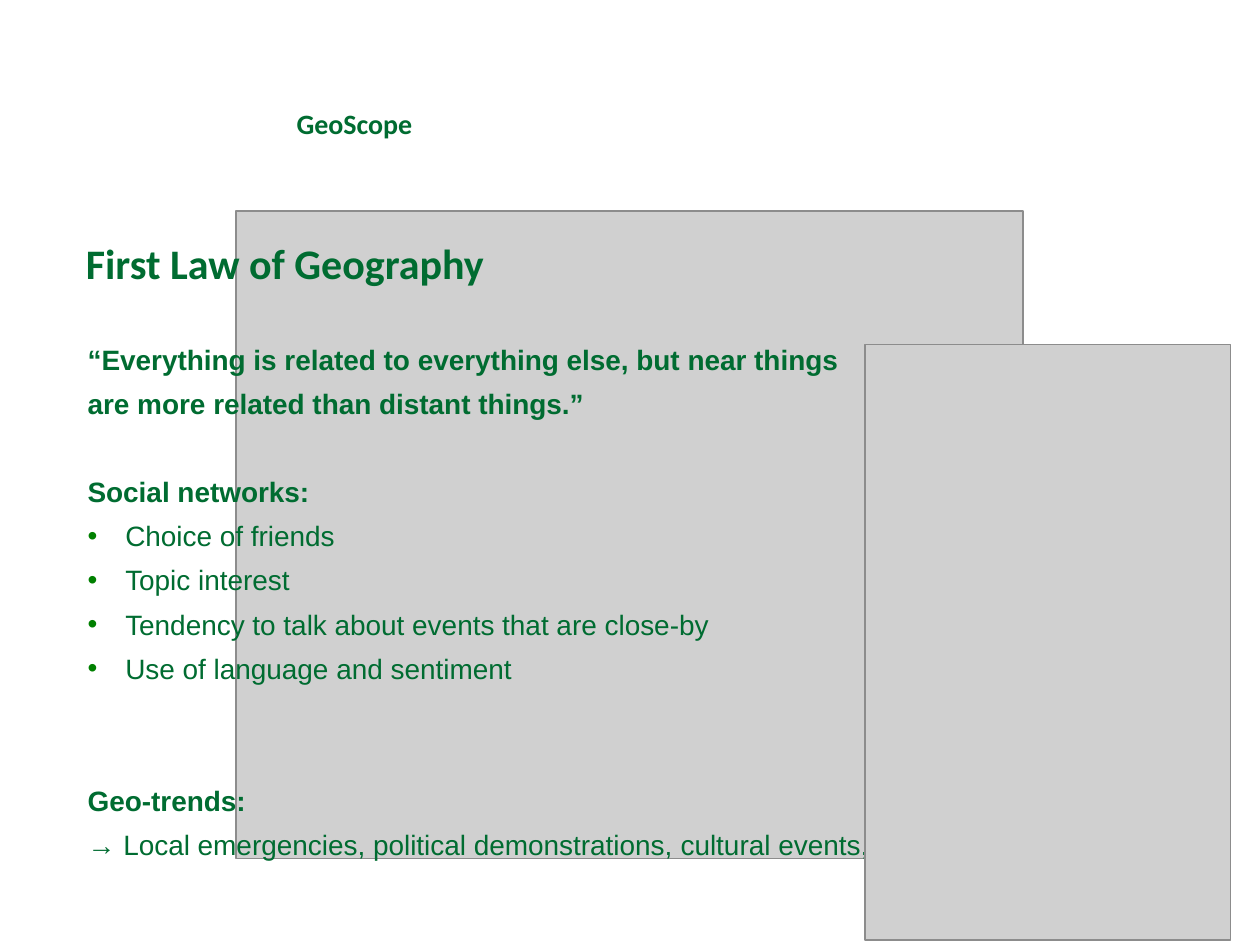
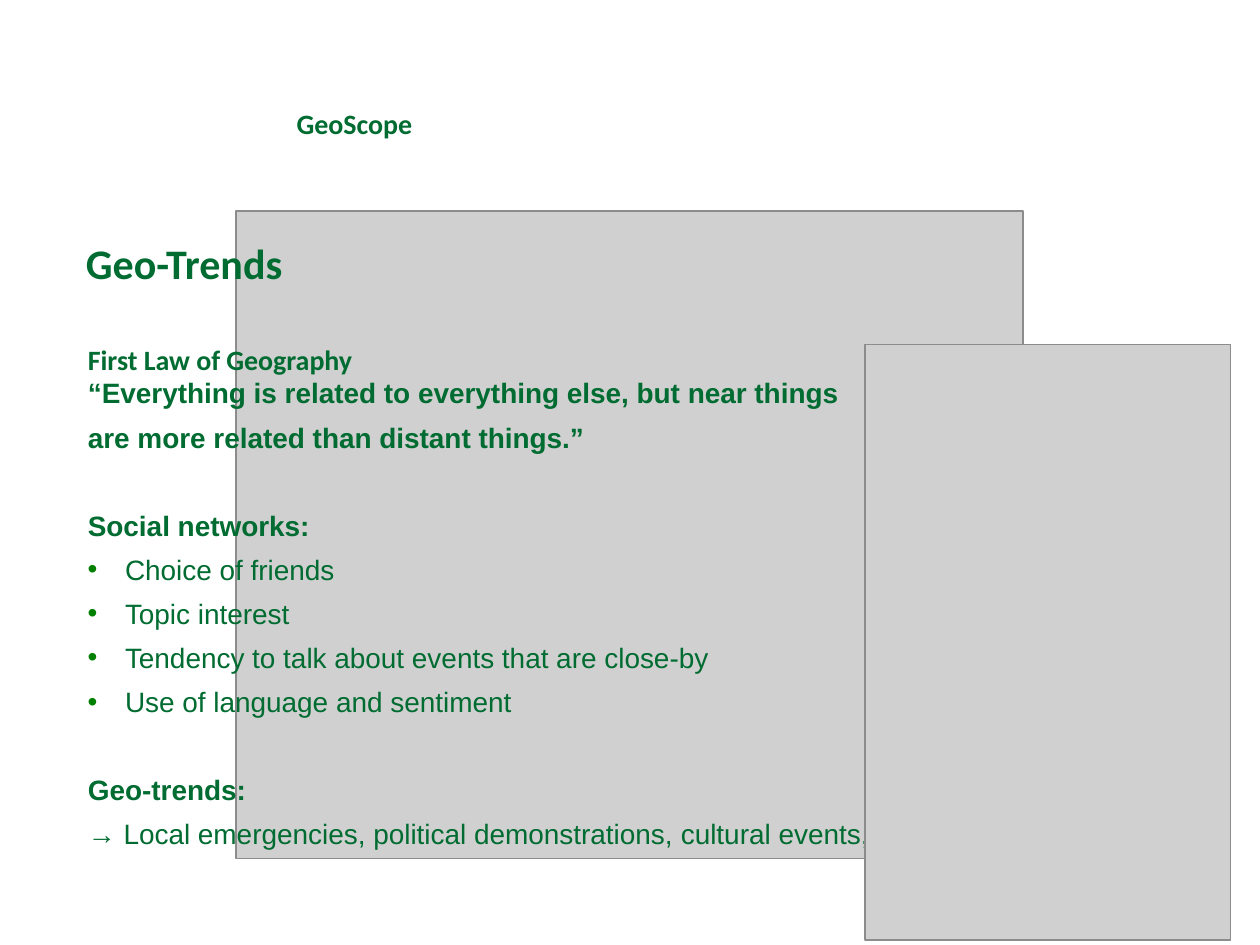
Before and after one commit to michaelprummer/datascience, a slide deck: slide 2 of GeoScope/DataScience1.ppt. Drawn at 1260x945 pixels with LibreOffice and Linux fonts; fonts in the diff are those of the drawing; grey boxes stand for pictures; background and template pictures are left out. Boxes give left, top, right and bottom in pixels: in the first picture for what was removed or moved away, otherwise in the second. Text is boxed around its words. In the diff, an @@ line names an element or a change of style, - is before the commit and + after.

```diff
--- a/GeoScope/DataScience1.ppt
+++ b/GeoScope/DataScience1.ppt
@@ text at (x1=86, y1=244, x2=282, y2=289): text changed @@
-First Law of Geography
+Geo-Trends
@@ text at (x1=88, y1=347, x2=352, y2=377): paragraph added @@
+First Law of Geography
```
Also in this commit, not shown: 5 other slides changed.
